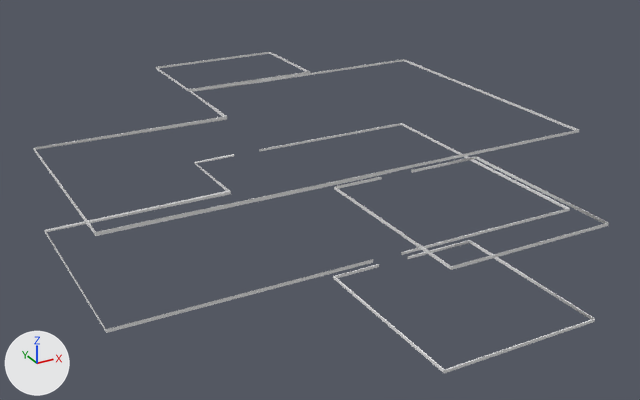
The FBX model Assets/3D Assets/Leisten.fbx: old version first, new version second.
Rendered twice from a camera (50 mm lens) standing at (-14.7, -31.1, 15.6) and looking at (1.5, -1.6, 0.9). Lighting does not change. The marker at lower left points along +X, +Y and +Z.

The first picture shows 'Deckenleisten', 'Leisten'.
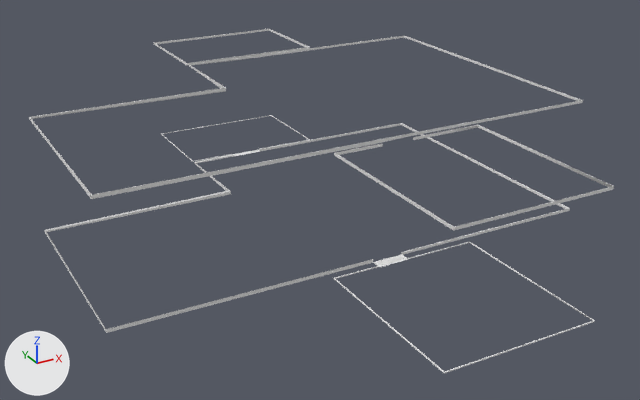
Pixel boxes (x1, y1, x2, y2) of what changed, in the pictures (640 x 400 px; the box of a moved part takes in the faces that stretch with it):
'Deckenleisten', moved
    before: (33, 52, 609, 270)
    after: (29, 29, 614, 231)
'Leisten', reshaped
    before: (45, 123, 595, 373)
    after: (45, 115, 595, 373)
part 1 of me_cube_003, added
    after: (161, 115, 310, 162)
part 2 of me_cube_003, moved or reshaped
    before: (333, 240, 595, 373)
    after: (234, 150, 595, 373)

Edits to the bpy script that builds the scene:
```text
Change me_cube_003:
    used by ob_leisten; location = (0.0, 0.0, 0.0)
    remove me_cube_003.from_pydata(...)  # 128 vertices, 122 faces; spans x -8.8..11.3, y -13.1..7.0, z 0.0..0.2
    add me_cube_003.from_pydata(...)  # 192 vertices, 182 faces; spans x -8.8..11.3, y -13.1..11.8, z 0.0..0.2
    me_cube_003 part 1: a new loose piece of 48 vertices spanning x -0.7..5.8, y 7.2..11.8, z 0.0, in mat_leisten (white #e7e7e7)
    me_cube_003 part 2
    9 vertices are removed from x -0.5..5.7, y -13.1..-6.3, z 0.1
    39 faces are deleted
    15 vertices in x -0.5..5.7, y -13.1..-6.3, z 0.1 move by (0.0, 0.0, -0.1)
    25 vertices are added at x -0.5..5.7, y -13.1..7.2, z 0.0
    51 new faces join them
Change ob_deckenleisten:
    ob_deckenleisten.location: (0.0, 0.0, 3.65) -> (0.0, 0.0, 4.91)
```
